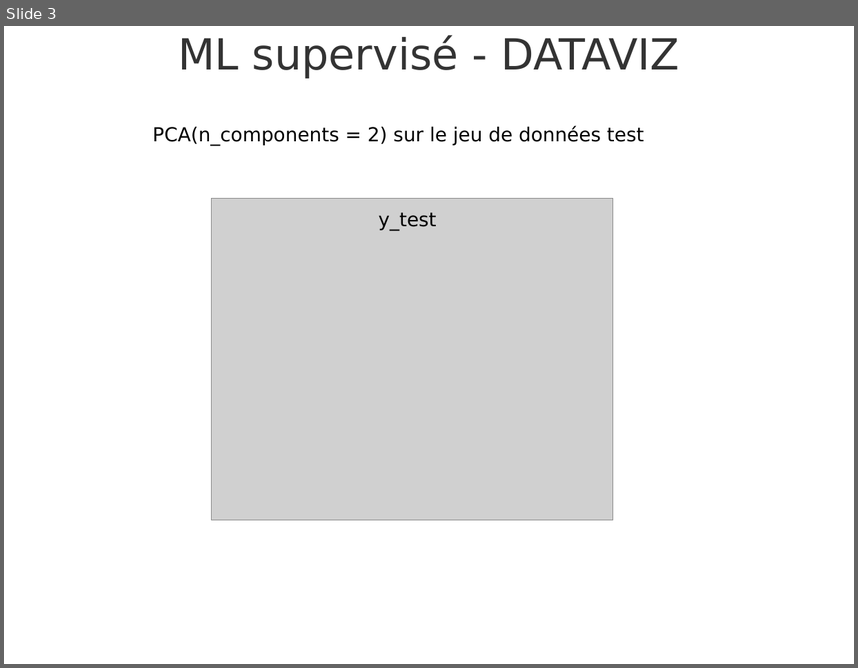
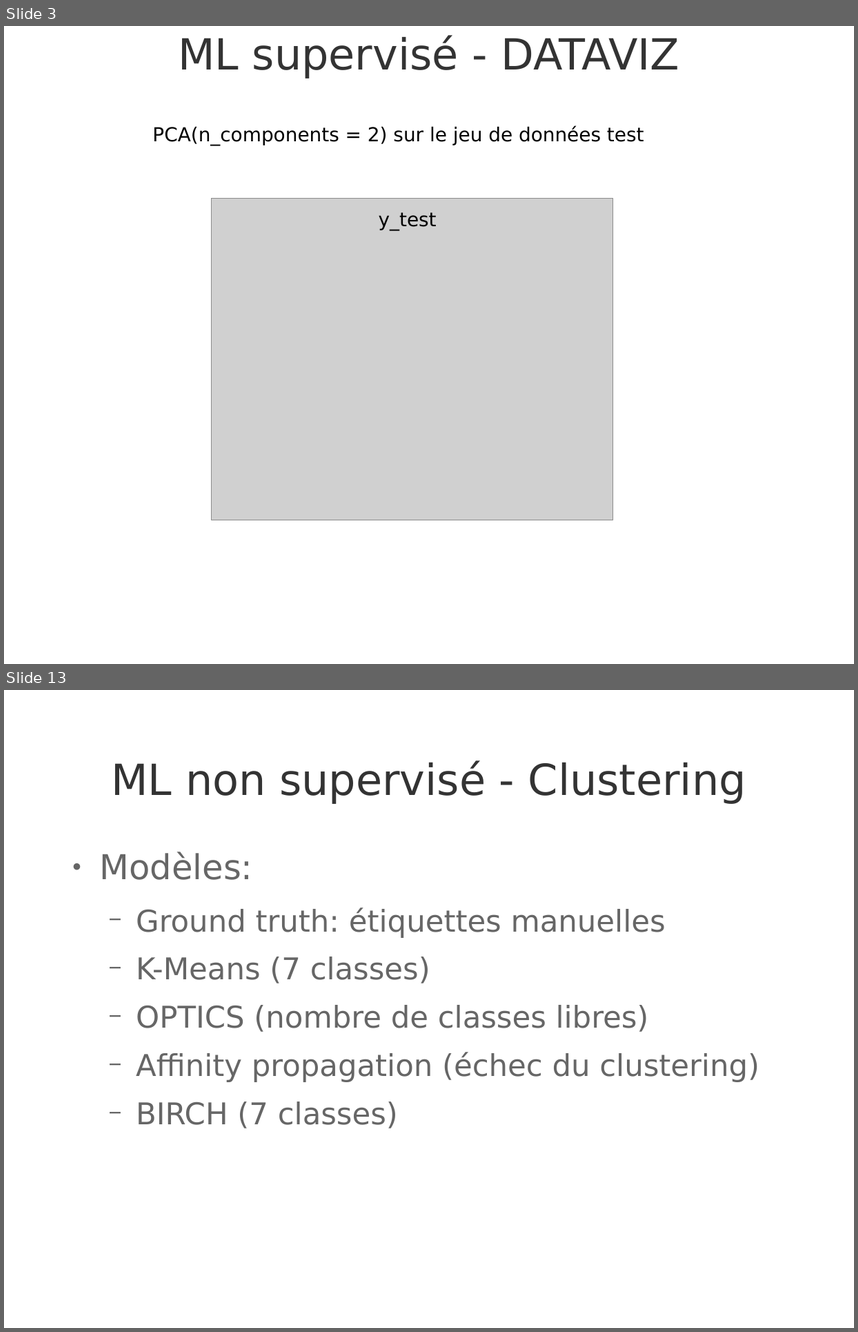
Before and after one commit to rubalravinder/cas_etude_volcano, a slide deck: results_ml_dl.odp. Shown one above the other, each under a label of ours: slide 3 before the commit, slides 3 and 13 after it; the slides between them are not shown. The pictures are 858x668 and 858x1332 pixels, drawn with LibreOffice and Linux fonts; fonts in the diff are those of the drawing; grey boxes stand for pictures; background and template pictures are left out. Boxes give left, top, right and bottom in pixels: in the first picture for what was removed or moved away, otherwise in the second. Text is boxed around its words. In the diff, an @@ line names an element or a change of style, - is before the commit and + after.

```diff
--- a/results_ml_dl.odp
+++ b/results_ml_dl.odp
@@ slide 13 added at (x1=4, y1=690, x2=854, y2=1328), background picture (left out) @@
@@ title added at (x1=111, y1=760, x2=746, y2=804), 40 pt, text #333333 @@
+ML non supervisé - Clustering
@@ text added at (x1=99, y1=851, x2=760, y2=1128), 28 pt, text #666666 @@
+● Modèles:
+  − Ground truth: étiquettes manuelles
+  − K-Means (7 classes)
+  − OPTICS (nombre de classes libres)
+  − Affinity propagation (échec du clustering)
+  − BIRCH (7 classes)
```
Also in this commit, not shown: 8 slides changed, 5 other slides added.
